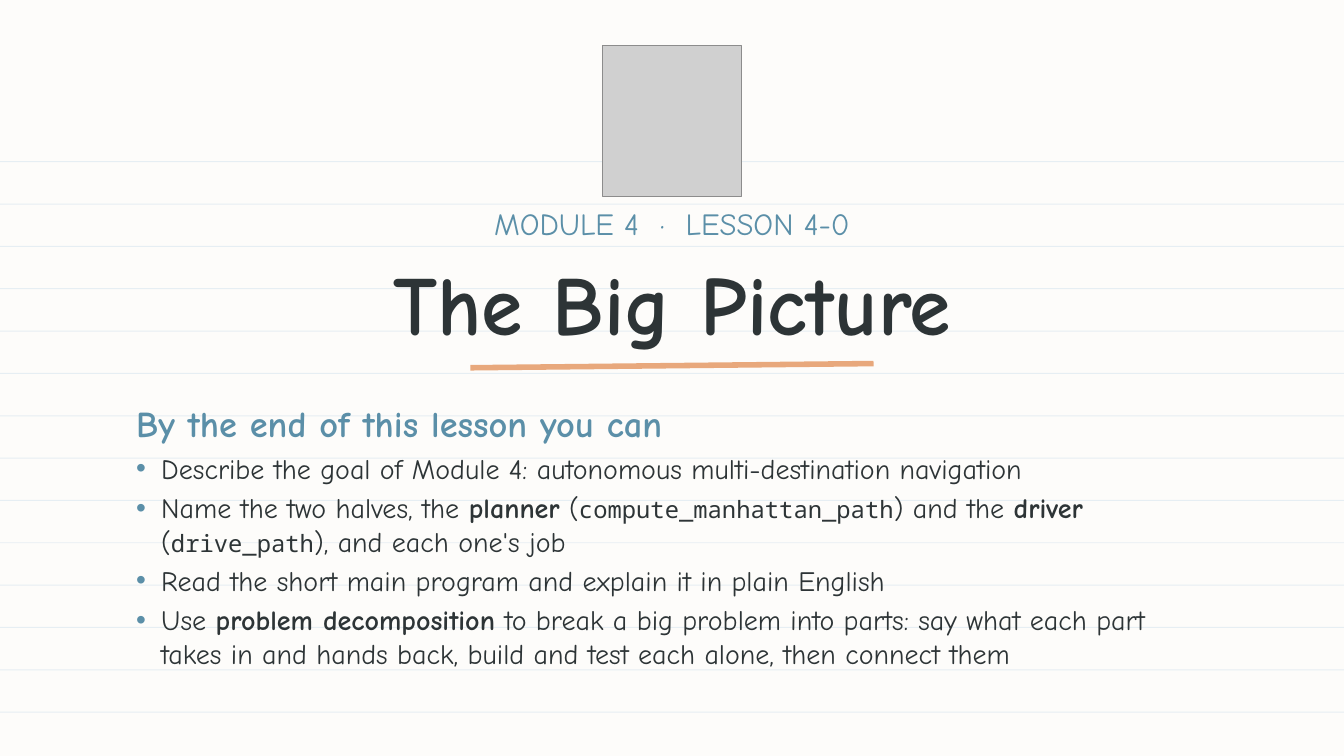
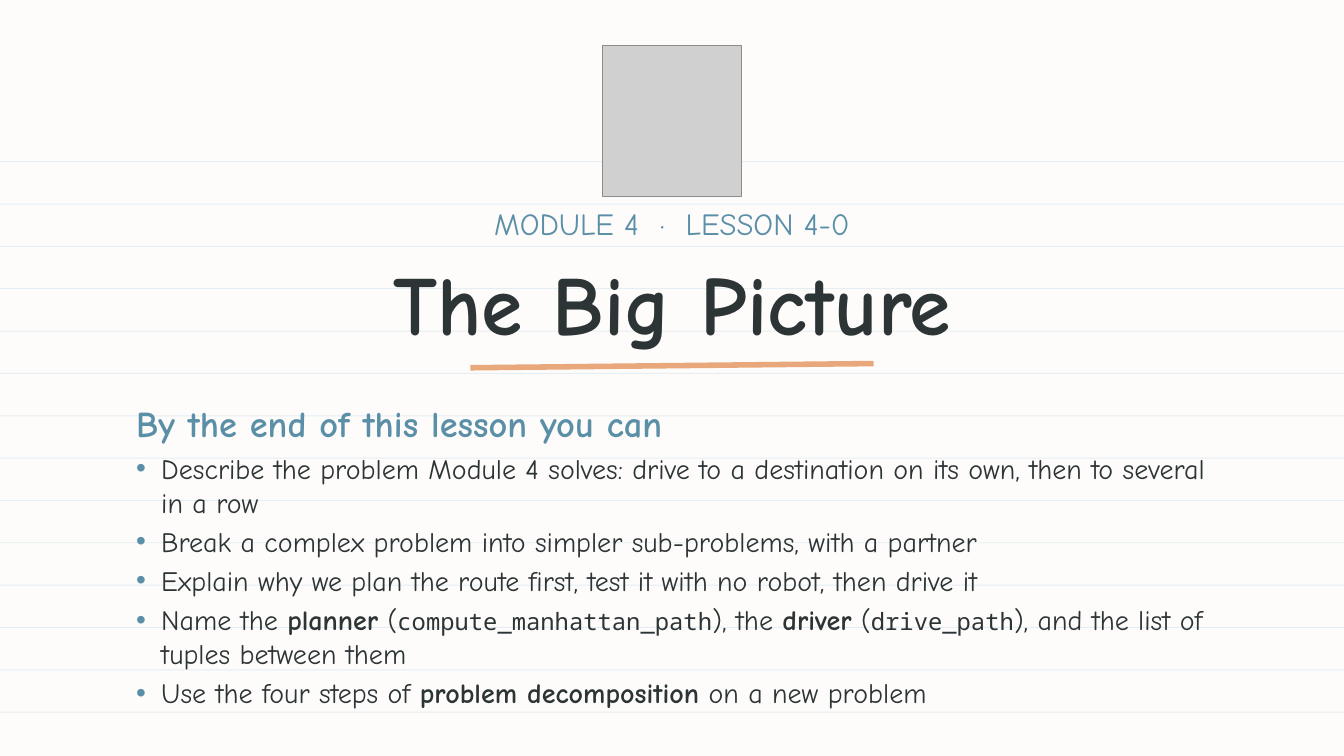
Before and after one commit to bradamiller/LearningPython, a slide deck: slide 1 of static/slides/module-04-manhattan/module-4-lesson-00-overview.pptx. Drawn at 1344x756 pixels with LibreOffice and Linux fonts; fonts in the diff are those of the drawing; grey boxes stand for pictures. Boxes give left, top, right and bottom in pixels: in the first picture for what was removed or moved away, otherwise in the second. Text is boxed around its words. In the diff, an @@ line names an element or a change of style, - is before the commit and + after.

```diff
--- a/static/slides/module-04-manhattan/module-4-lesson-00-overview.pptx
+++ b/static/slides/module-04-manhattan/module-4-lesson-00-overview.pptx
@@ text at [161, 460, 1205, 709]: text changed @@
-• Describe the goal of Module 4: autonomous multi-destination navigation
-• Name the two halves, the planner (compute_manhattan_path) and the driver (drive_path), and each one's job
-• Read the short main program and explain it in plain English
-• Use problem decomposition to break a big problem into parts: say what each part takes in and hands back, build and test each alone, then connect them
+• Describe the problem Module 4 solves: drive to a destination on its own, then to several in a row
+• Break a complex problem into simpler sub-problems, with a partner
+• Explain why we plan the route first, test it with no robot, then drive it
+• Name the planner (compute_manhattan_path), the driver (drive_path), and the list of tuples between them
+• Use the four steps of problem decomposition on a new problem
```
Also in this commit, not shown: 5 other slides changed, 8 slides added, 1 slide removed, 11 other files.
